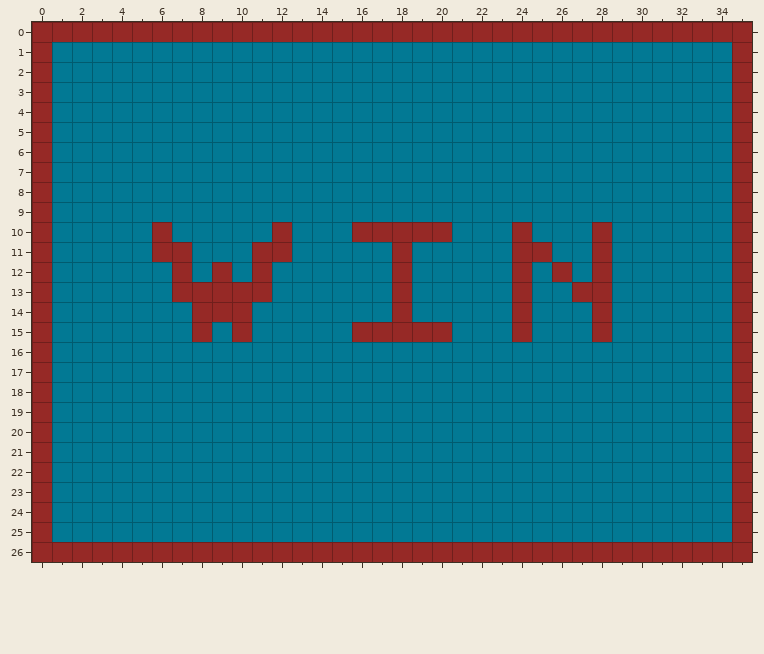
Two states of a Tiled map (JSON), src/game/assets/levels/tilemap.json. This is how it looked before the edit.
Cells are 25x25 px. Shown: x 0..35, y 0..26.
The same view after the edit:
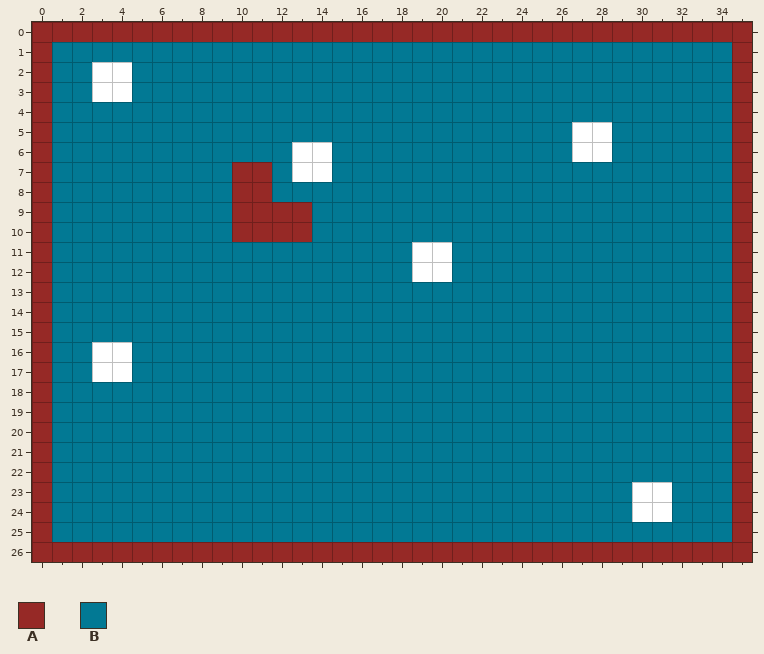
Key: from "tile-set": A 0, B 1.
_ is an empty cell.
What changed:
Layer "1-background":
The author put tile A in rows 7 to 8 at x 10 to 11; in row 9 at x 10 to 13; in row 10 at x 10 to 11 and 13.
Layer "2-background" (now hidden):
The edit erases the tile that lay hidden in rows 2 to 3 at x 3 to 4; in row 5 at x 27 to 28; in row 6 at x 13 to 14 and 27 to 28; in row 7 at x 10 to 11 and 13 to 14; in row 8 at x 10 to 11; in row 9 at x 10 to 13.
The edit erases the tile that lay hidden in row 10 at x 6, 10 to 11, 13, 16 to 20, 24 and 28; in row 11 at x 6 to 7, 11 to 12, 18 to 20, 24 to 25 and 28; in row 12 at x 7, 9, 11, 18 to 20, 24, 26 and 28; in row 13 at x 7 to 11, 18, 24 and 27 to 28; in row 14 at x 8 to 10, 18, 24 and 28; in row 15 at x 8, 10, 16 to 20, 24 and 28.
The edit erases the tile that lay hidden in rows 16 to 17 at x 3 to 4; in rows 23 to 24 at x 30 to 31.
Layer "game-over" (now hidden):
The edit erases the tile that lay hidden in rows 2 to 3 at x 3 to 4; in row 5 at x 27 to 28; in row 6 at x 13 to 14 and 27 to 28; in row 7 at x 10 to 11 and 13 to 14; in row 8 at x 10 to 11; in row 9 at x 10 to 13.
The edit erases the tile that lay hidden in row 10 at x 6, 10 to 11, 13, 16 to 20, 24 and 28; in row 11 at x 6 to 7, 11 to 12, 18 to 20, 24 to 25 and 28; in row 12 at x 7, 9, 11, 18 to 20, 24, 26 and 28; in row 13 at x 7 to 11, 18, 24 and 27 to 28; in row 14 at x 8 to 10, 18, 24 and 28; in row 15 at x 8, 10, 16 to 20, 24 and 28.
The edit erases the tile that lay hidden in rows 16 to 17 at x 3 to 4; in rows 23 to 24 at x 30 to 31.
Layer "win" (now hidden):
The edit erases tile A in row 10 at x 6, 16 to 20, 24 and 28; in row 11 at x 6 to 7, 11 to 12, 18, 24 to 25 and 28; in row 12 at x 7, 9, 11, 18, 24, 26 and 28; in row 13 at x 7 to 11, 18, 24 and 27 to 28; in row 14 at x 8 to 10, 18, 24 and 28; in row 15 at x 8, 10, 16 to 20, 24 and 28.
The edit erases tile B in rows 2 to 3 at x 3 to 4; in row 5 at x 27 to 28; in row 6 at x 13 to 14 and 27 to 28; in row 7 at x 10 to 11 and 13 to 14; in row 8 at x 10 to 11; in row 9 at x 10 to 13.
The edit erases tile B in row 10 at x 10 to 11 and 13; in rows 11 to 12 at x 19 to 20; in rows 16 to 17 at x 3 to 4; in rows 23 to 24 at x 30 to 31.
Boxes around the changes in both pictures, in picture pixels (x1, y1, x2, y2):
removed: (92, 62, 132, 102)
removed: (572, 122, 612, 162)
changed: (152, 142, 332, 342)
removed: (352, 222, 452, 342)
removed: (512, 222, 612, 342)
removed: (92, 342, 132, 382)
removed: (632, 482, 672, 522)
